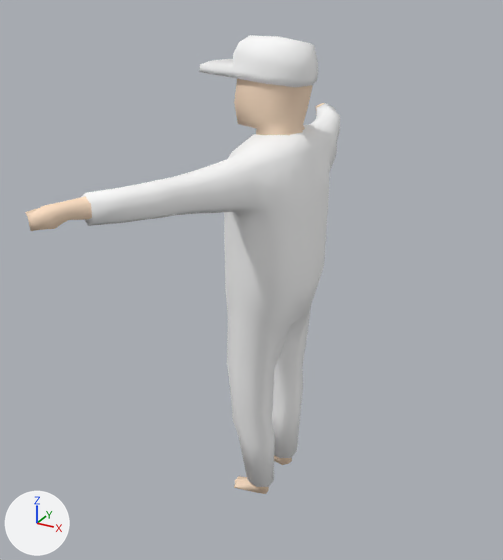
The FBX model Assets/Models/Janitor/stiched_guy.fbx: old version first, new version second.
Camera for both pictures: a 50 mm lens placed at (1.038, -2.088, 1.928), pointed at (-0.085, -0.045, 0.907). The lights are fixed; the arrows at lower left show +X, +Y and +Z.

The first picture shows 'Clothes', 'Face', 'HandsAndFeet', 'Hat'.
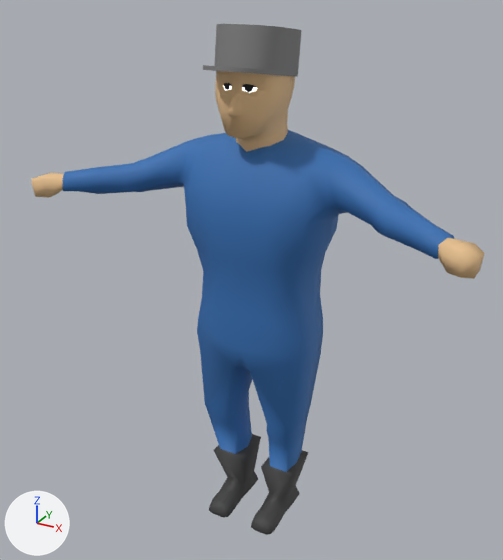
Boxes [x1, y1, x2, y2] around the edits, measured in the pictures (503 x 560 px):
'Body', added (blue): after [31, 130, 485, 535]
    faces in mat_clothes (blue #346fb2): [62, 130, 454, 472]
    faces in mat_boots (black #424242): [209, 434, 309, 535]
    faces in mat_skin (beige #e7c08e): [31, 173, 485, 279]
'Clothes', deleted: before [81, 103, 340, 487]
'Hat', surface changed, reshaped, moved, rescaled (17% narrower): before [199, 35, 318, 87]; after [203, 24, 302, 77]
'Head', added: after [215, 71, 295, 152]
'Face', deleted (beige): before [234, 79, 312, 135]
'HandsAndFeet', deleted (beige): before [25, 103, 325, 494]
'Left Eye', added: after [242, 84, 257, 93]
'Right Eye', added: after [224, 83, 231, 91]
part 1 of me_body_001, deleted: before [199, 35, 318, 87]
part 2 of me_body_001, added: after [203, 24, 302, 77]

The change, as a list of edits to the scene's bpy script:
```text
Change mat_skin:
    remove mat_skin.texture = img_stiched_guy_fbm  # with its transparency
    add mat_skin.base_color = (0.8, 0.528, 0.271)  # beige #e7c08e
    mat_skin.roughness: 0.762 -> 0.69
Change mat_clothes:
    remove mat_clothes.texture = img_stiched_guy_fbm  # with its transparency
    add mat_clothes.base_color = (0.0348, 0.16, 0.448)  # blue #346fb3
Change me_body_001:
    remove me_body_001.from_pydata(...)  # 40 vertices, 38 faces; spans x -0.27..0.114, y -0.108..0.106, z 1.606..1.747
    remove me_body_001.materials.append(mat_clothes)  # picture img_stiched_guy_fbm
    add me_body_001.from_pydata(...)  # 38 vertices, 36 faces; spans x -0.123..0.123, y -0.225..0.183, z -0.088..0.096
    me_body_001 part 1: the whole mesh is rebuilt
    me_body_001 part 2
    26 vertices are added at x -0.123..0.123, y -0.225..0.183, z -0.088..0.096
    12 new vertices lie (0.0, 0.002, 0.013) away from vertices in x -0.123..0.123, y -0.225..0.163, z -0.088..-0.032
    36 new faces join them
    add me_body_001.materials.append(mat_hat)  # grey #7f7f7f
Change ob_hat:
    ob_hat.location: (0.0, 0.0, 0.0) -> (-0.001, -0.179, 1.713)
    ob_hat.scale: (1.0, 1.0, 1.0) -> (0.901, 0.901, 0.901)
Remove ob_handsandfeet:
    ob_handsandfeet = bpy.data.objects.new('HandsAndFeet', me_body_002)
Remove ob_clothes:
    ob_clothes = bpy.data.objects.new('Clothes', me_body)
Remove ob_face:
    ob_face = bpy.data.objects.new('Face', me_body_003)
Add ob_head:
    ob_head = bpy.data.objects.new('Head', me_head)  # 188 vertices, 190 faces; spans x -0.103..0.103, y -0.156..0.144, z -0.193..0.153; in mat_skin (beige #e7c08e)
    ob_head.location = (0.0, -0.173, 1.613)
Add ob_right_eye:
    ob_right_eye = bpy.data.objects.new('Right Eye', me_sphere_002)  # 134 vertices, 144 faces; spans x -0.0496..0.0496, y -0.0496..0.0496, z -0.0496..0.0496; in mat_eye (white #ffffff), mat_pupil (black #000000)
    ob_right_eye.location = (-0.022, -0.235, 1.63)
    ob_right_eye.rotation_euler = (-1.222, 1.571, 0.0)  # degrees (-70, 90, 0)
Add ob_body:
    ob_body = bpy.data.objects.new('Body', me_cube)  # 374 vertices, 392 faces; spans x -0.76..0.76, y -0.43..0.04, z 0.0..1.47; in mat_boots (black #424242), mat_clothes (blue #346fb3), mat_skin (beige #e7c08e)
    ob_body.location = (0.0, 0.0, 0.0)
Add ob_left_eye:
    ob_left_eye = bpy.data.objects.new('Left Eye', me_sphere_002)  # 134 vertices, 144 faces; spans x -0.0496..0.0496, y -0.0496..0.0496, z -0.0496..0.0496; in mat_eye (white #ffffff), mat_pupil (black #000000)
    ob_left_eye.location = (0.021, -0.238, 1.629)
    ob_left_eye.rotation_euler = (-1.92, 1.571, 0.0)  # degrees (-110, 90, 0)
```
